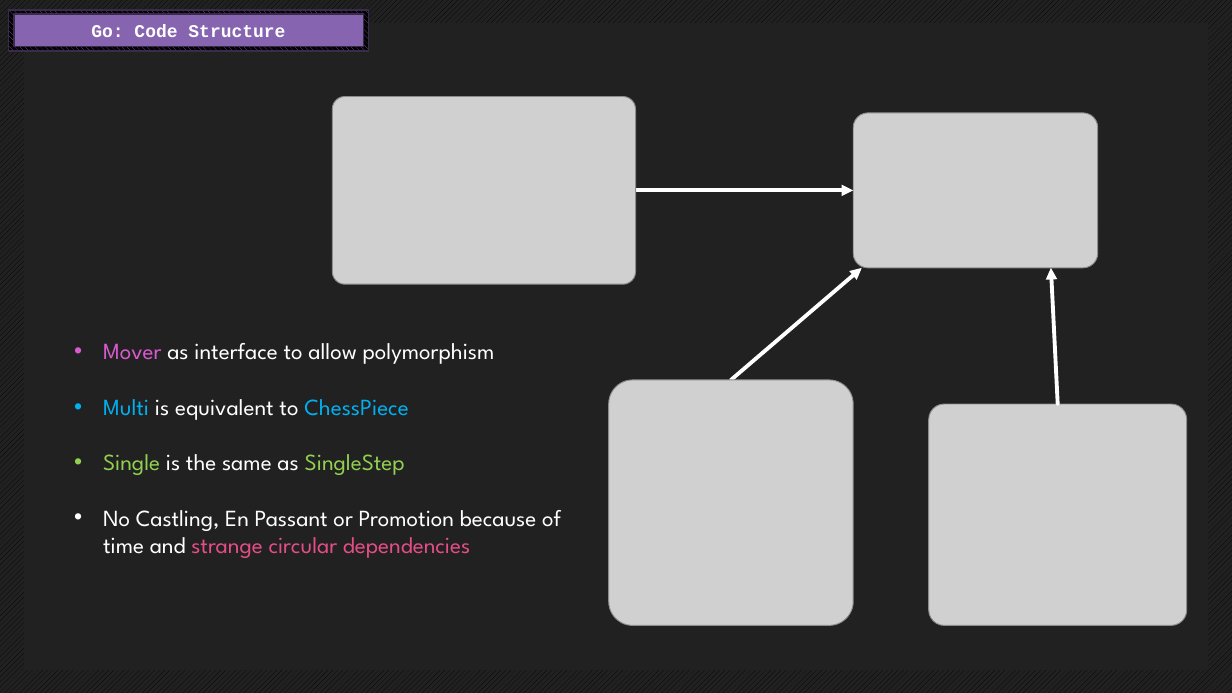
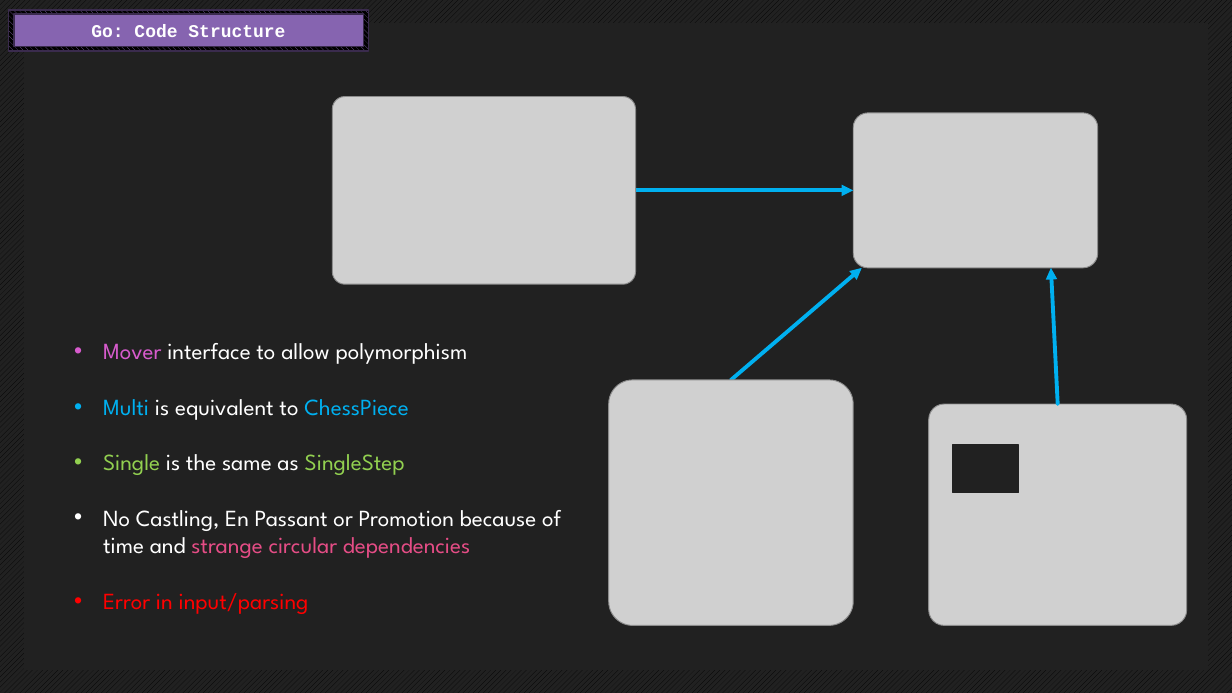
Before and after one commit to endorivium/informational-mastery, a slide deck: slide 21 of KP/1_AbschlussPräsentation/KP_AbschlussPräsentation_Kotlin.pptx (slide 23 before the commit). Drawn at 1232x693 pixels with LibreOffice and Linux fonts; fonts in the diff are those of the drawing; grey boxes stand for pictures. Boxes give left, top, right and bottom in pixels: in the first picture for what was removed or moved away, otherwise in the second. Text is boxed around its words. In the diff, an @@ line names an element or a change of style, - is before the commit and + after.

Commit message:
kp

```diff
--- a/KP/1_AbschlussPräsentation/KP_AbschlussPräsentation_Kotlin.pptx
+++ b/KP/1_AbschlussPräsentation/KP_AbschlussPräsentation_Kotlin.pptx
@@ arrow (636, 190) - (853, 190): stroke #FFFFFF 3 pt to #00B0F0 3 pt @@
@@ arrow (731, 380) - (862, 268): stroke #FFFFFF 3 pt to #00B0F0 3 pt @@
@@ arrow (1058, 404) - (1051, 268): stroke #FFFFFF 3 pt to #00B0F0 3 pt @@
@@ text at (103,343,468,364): text changed @@
-• Mover as interface to allow polymorphism
+• Mover interface to allow polymorphism
@@ rectangle added at (953,445,1019,493), fill #212121, outline #212121 1.25 pt @@
@@ text at (103,593,309,614): paragraph added @@
+• Error in input/parsing
```
Also in this commit, not shown: 5 other slides changed, 2 slides added, 3 slides removed.
